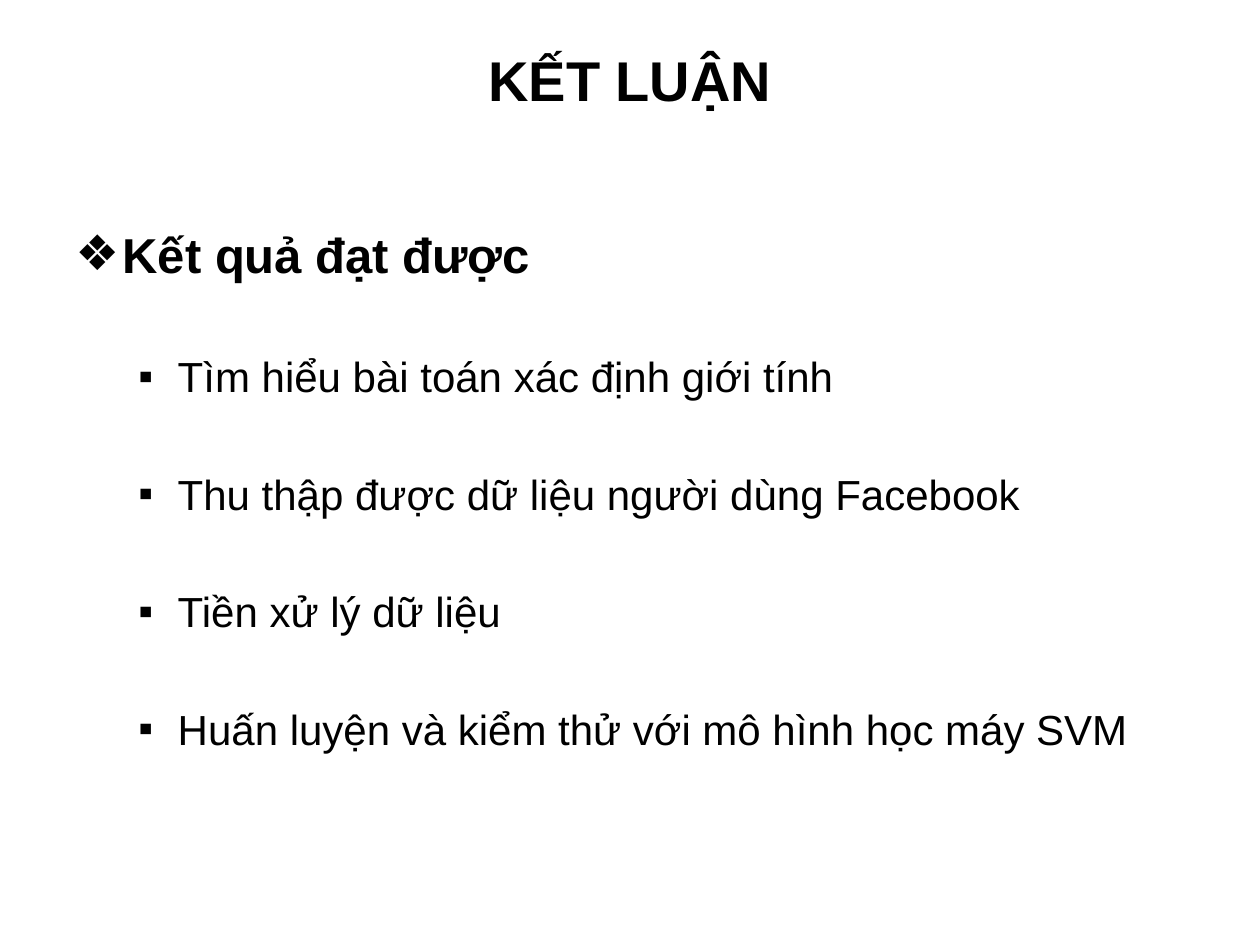
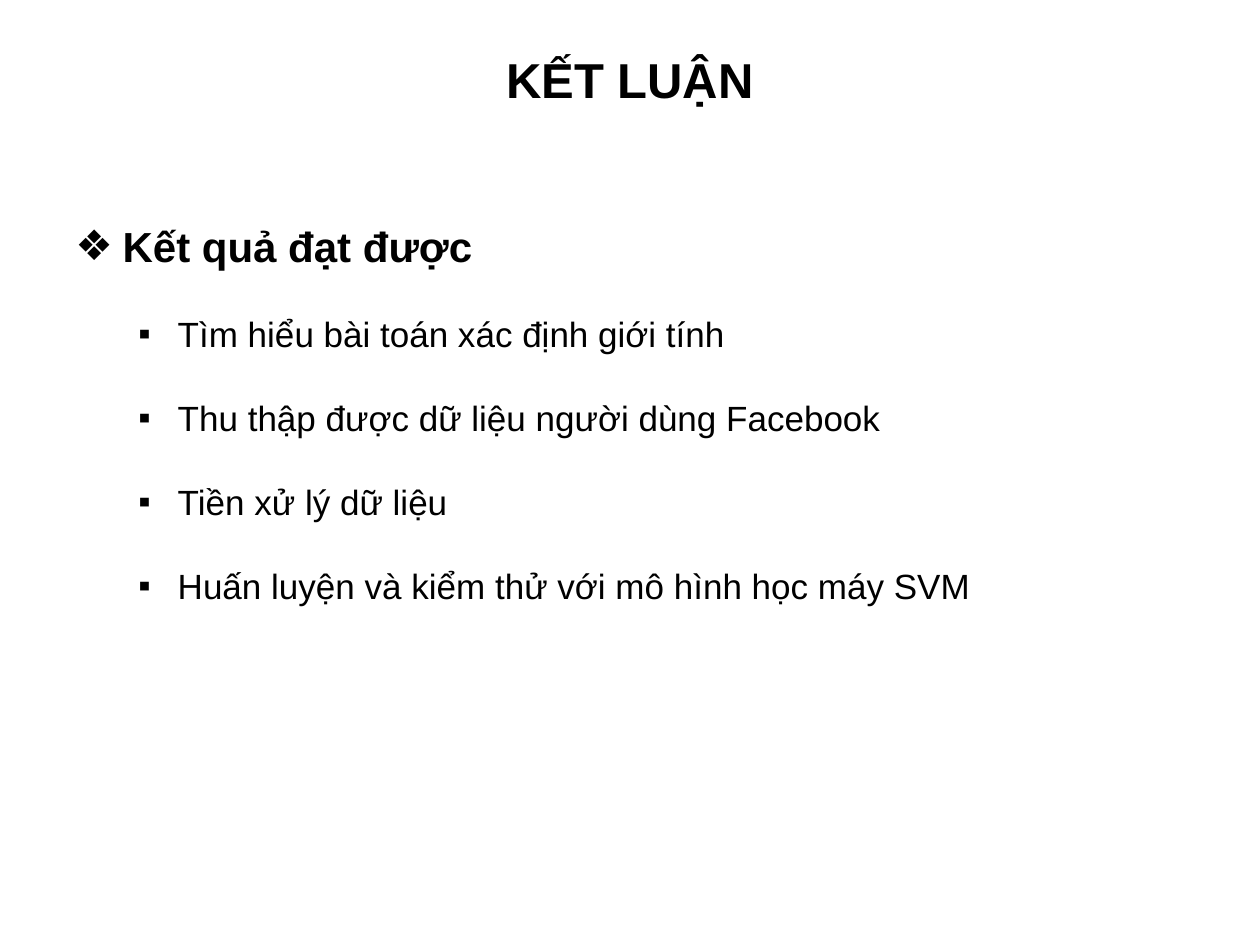
Before and after one commit to truonghaibg/thesis, a slide deck: slide 21 of tchai/Slide_LuanVan_TruongCongHai.ppt (slide 18 before the commit). Drawn at 1260x945 pixels with LibreOffice and Linux fonts; fonts in the diff are those of the drawing; background and template pictures are left out. Boxes give left, top, right and bottom in pixels: in the first picture for what was removed or moved away, otherwise in the second. Text is boxed around its words. In the diff, an @@ line names an element or a change of style, - is before the commit and + after.

```diff
--- a/tchai/Slide_LuanVan_TruongCongHai.ppt
+++ b/tchai/Slide_LuanVan_TruongCongHai.ppt
@@ title "KẾT LUẬN" at [506,59,754,107]: size 32 to 28 pt @@
@@ text "Kết quả đạt được" at [123,229,970,606]: size 28 to 24 pt in "Kết quả đạt được"; size 24 to 20 pt in "Tìm hiểu bài toán xác định giới ...", "Thu thập được dữ liệu người dùng ...", "Tiền xử lý dữ liệu", "Huấn luyện và kiểm thử với mô ..."; less space between paragraphs @@
```
Also in this commit, not shown: 14 other slides changed, 7 slides added, 5 slides removed.
